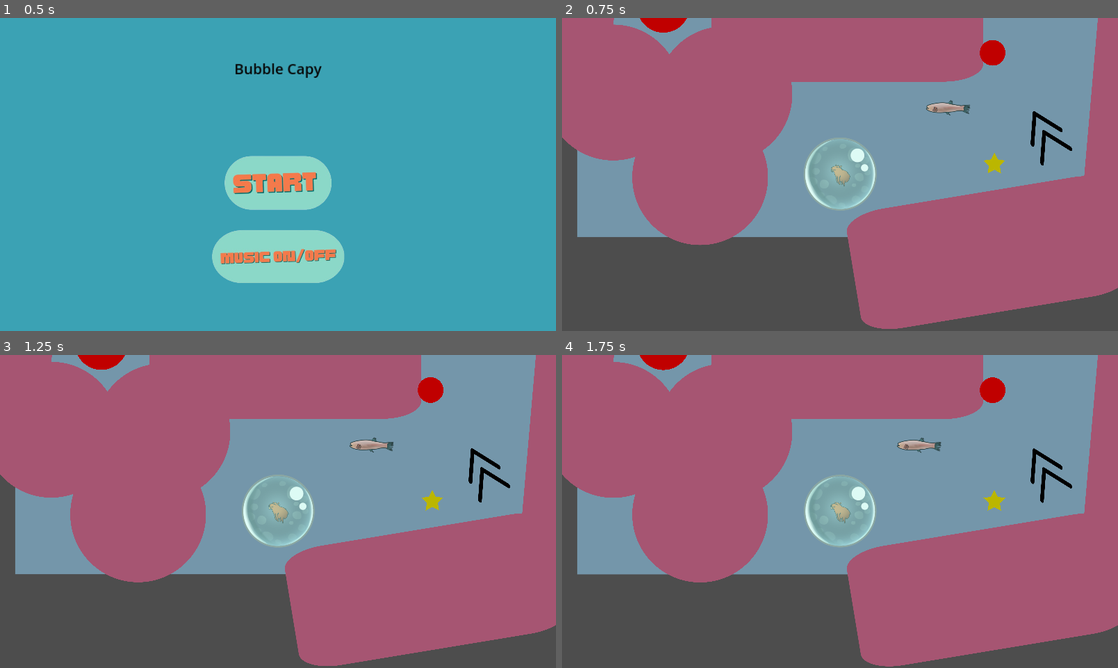
Above: before the commit, frames 1-4 (two rows, left to right).
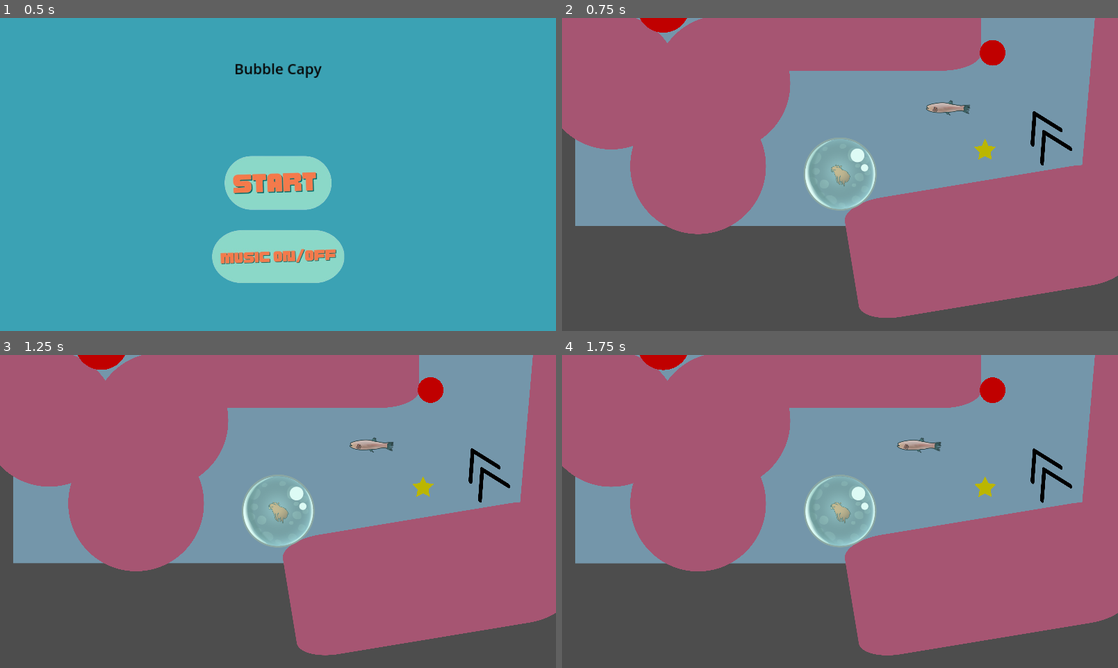
Above: after the commit, the same moments.

Repository: egonaraujo/random-splash
Game: Godot game, scene res://scenes/MainMenu/MainMenu.tscn
Same seed, same stepped clock (60 frames per second), same inputs: the game is played once before the commit and once after it.
Inputs (mouse positions are in pixels of both pictures, inside the frame that each line leads up to):
- Up to frame 1 (0.5 s): no input
- Up to frame 2 (0.75 s): click (840, 183) at 0.5 s
- Up to frame 3 (1.25 s): no input
- Up to frame 4 (1.75 s): move the mouse to (962, 495) at 1.27 s; click (962, 495) at 1.42 s

Frame 1 is identical in both runs. In frame 2, 8.5% of the frame differs, in the area x 0-100%, y 0-100%; in frame 3, 8.5%; in frame 4, 8.6%.

Commit message:
checkpoint

Diff:
--- a/scenes/MainGame/MainGame.tscn
+++ b/scenes/MainGame/MainGame.tscn
@@ -9,7 +9,7 @@
 [ext_resource type="PackedScene" uid="uid://lj1ye2taylqp" path="res://scenes/MainGame/Obstacles/peixe.tscn" id="7_fjqr2"]
 [ext_resource type="PackedScene" uid="uid://dorm1h4qxeub0" path="res://scenes/MainGame/Obstacles/espinho.tscn" id="8_32pr5"]
 [ext_resource type="PackedScene" uid="uid://pjs7qa53qkjt" path="res://scenes/MainGame/Powerups/invincibility.tscn" id="9_x78ee"]
-[ext_resource type="Script" path="res://scenes/MainGame/checkpoint.gd" id="10_rys7l"]
+[ext_resource type="PackedScene" uid="uid://dyn03xcy6xi02" path="res://scenes/MainGame/checkpoint.tscn" id="10_3u2ke"]
 
 [sub_resource type="CircleShape2D" id="CircleShape2D_tnil1"]
 radius = 237.034
@@ -18,16 +18,13 @@
 radius = 201.864
 height = 981.193
 
-[sub_resource type="RectangleShape2D" id="RectangleShape2D_b6k1w"]
-size = Vector2(100, 100)
-
 [node name="MainGame" type="Node2D"]
 script = ExtResource("1_hfcji")
 
 [node name="Background" type="Sprite2D" parent="."]
 self_modulate = Color(0.455725, 0.586048, 0.665996, 1)
 z_index = -1
-position = Vector2(633, 2)
+position = Vector2(626, -36)
 texture = ExtResource("1_h88lo")
 
 [node name="Circle" type="Sprite2D" parent="Background"]
@@ -154,14 +151,12 @@
 scale = Vector2(0.0484301, 0.0484301)
 
 [node name="Invincibility" parent="." instance=ExtResource("9_x78ee")]
+position = Vector2(1129, 612)
 
-[node name="Checkpoint" type="Area2D" parent="."]
-position = Vector2(377, -143)
-script = ExtResource("10_rys7l")
+[node name="Checkpoint" parent="." instance=ExtResource("10_3u2ke")]
+position = Vector2(555, -176)
 
-[node name="CollisionShape2D" type="CollisionShape2D" parent="Checkpoint"]
-shape = SubResource("RectangleShape2D_b6k1w")
-metadata/_edit_lock_ = true
+[node name="Checkpoint2" parent="." instance=ExtResource("10_3u2ke")]
+position = Vector2(842, 657)
 
 [connection signal="player_died" from="Player" to="." method="_on_player_player_died"]
-[connection signal="body_entered" from="Checkpoint" to="Checkpoint" method="_on_body_entered"]
--- a/scenes/MainGame/Powerups/invincibility.tscn
+++ b/scenes/MainGame/Powerups/invincibility.tscn
@@ -4,19 +4,18 @@
 [ext_resource type="Script" path="res://scenes/MainGame/invincibility.gd" id="2_8ama8"]
 
 [sub_resource type="CircleShape2D" id="CircleShape2D_0nc5d"]
-radius = 664.451
+radius = 26.0768
 
-[node name="Invincibility" type="Sprite2D"]
+[node name="StaticBody2D" type="Area2D"]
+collision_layer = 8
+script = ExtResource("2_8ama8")
+
+[node name="CollisionShape2D" type="CollisionShape2D" parent="."]
+shape = SubResource("CircleShape2D_0nc5d")
+
+[node name="Invincibility" type="Sprite2D" parent="."]
 self_modulate = Color(0.732247, 0.712416, 0, 1)
-position = Vector2(1161, 659)
 scale = Vector2(0.0392456, 0.0392456)
 texture = ExtResource("1_2n27e")
 
-[node name="StaticBody2D" type="Area2D" parent="."]
-collision_layer = 8
-script = ExtResource("2_8ama8")
-
-[node name="CollisionShape2D" type="CollisionShape2D" parent="StaticBody2D"]
-shape = SubResource("CircleShape2D_0nc5d")
-
-[connection signal="body_entered" from="StaticBody2D" to="StaticBody2D" method="_on_body_entered"]
+[connection signal="body_entered" from="." to="." method="_on_body_entered"]
--- a/scenes/MainGame/checkpoint.gd
+++ b/scenes/MainGame/checkpoint.gd
@@ -1,4 +1,5 @@
 extends Area2D
+class_name Checkpoint
 
 signal player_entered_checkpoint
 
--- /dev/null
+++ b/scenes/MainGame/checkpoint.tscn
@@ -0,0 +1,15 @@
+[gd_scene load_steps=3 format=3 uid="uid://dyn03xcy6xi02"]
+
+[ext_resource type="Script" path="res://scenes/MainGame/checkpoint.gd" id="1_wfshy"]
+
+[sub_resource type="RectangleShape2D" id="RectangleShape2D_b6k1w"]
+size = Vector2(100, 100)
+
+[node name="Checkpoint" type="Area2D"]
+script = ExtResource("1_wfshy")
+
+[node name="CollisionShape2D" type="CollisionShape2D" parent="."]
+shape = SubResource("RectangleShape2D_b6k1w")
+metadata/_edit_lock_ = true
+
+[connection signal="body_entered" from="." to="." method="_on_body_entered"]
--- a/scenes/MainGame/game_manager.gd
+++ b/scenes/MainGame/game_manager.gd
@@ -3,11 +3,35 @@
 
 var timer:float = 0
 
+var latestCheckpoint:Checkpoint = null
+var collectedPowerups = []
+
 func _ready() -> void:
 	timer = 0
+	for child in get_children():
+		if child is Checkpoint:
+			(child as Checkpoint).player_entered_checkpoint.connect(_on_checkpoint_player_entered_checkpoint)
+		if child is Invincibility:
+			print(" ffound child invincibility")
+			(child as Invincibility).powerup_collected.connect(_on_powerup_collected)
 
 func _on_player_player_died() -> void:
-	get_tree().change_scene_to_file.bind("res://scenes/MainMenu/MainMenu.tscn").call_deferred()
+	($Player as Player).gainOxygen(100)
+	$Player.reset(latestCheckpoint.global_position)
+	for powerup in collectedPowerups:
+		powerup.show()
+		powerup.set_physics_process(true)
+
+
+	#get_tree().change_scene_to_file.bind("res://scenes/MainMenu/MainMenu.tscn").call_deferred()
 
 func _process(delta: float) -> void:
 	timer += delta
+
+func _on_checkpoint_player_entered_checkpoint(checkpoint: Checkpoint) -> void:
+	latestCheckpoint = checkpoint
+
+func _on_powerup_collected(powerup: Invincibility) -> void:
+	collectedPowerups.append(powerup)
+	powerup.hide()
+	powerup.set_physics_process(false)
--- a/scenes/MainGame/invincibility.gd
+++ b/scenes/MainGame/invincibility.gd
@@ -1,6 +1,11 @@
 extends Area2D
 
+class_name Invincibility
+
+signal powerup_collected
+
 func _on_body_entered(body: Node2D) -> void:
+	print(" body entered " + body.name)
 	if body.has_method("grantInvincibility"):
 		body.grantInvincibility(4)
-	get_parent().queue_free()
+	powerup_collected.emit(self)
--- a/scenes/MainGame/player.gd
+++ b/scenes/MainGame/player.gd
@@ -17,6 +17,7 @@
 
 var invincibilityTimer:float = 0
 var bubbleRotationAnimation:float = 0.12
+var queue_reset: bool = false
 
 func IsInvincible() -> bool: return invincibilityTimer > 0
 
@@ -93,3 +94,18 @@
 func grantInvincibility(time: float) -> void:
 	invincibilityTimer = time
 	$Sprite.self_modulate = Color(0.36,0.36,0.36,1.0)
+
+func reset(global_pos:Vector2) -> void:
+	oxygen = 100
+	reset_physics_interpolation()
+	invincibilityTimer = 0
+	processOxygen(0)
+	global_position = global_pos
+	queue_reset = true
+
+func _integrate_forces(state: PhysicsDirectBodyState2D) -> void:
+	if queue_reset:
+		state.linear_velocity = Vector2.ZERO
+		state.angular_velocity = 0
+		state.transform = transform
+		queue_reset = false
Not shown: 1 places in scenes/MainGame/MainGame.tscn that only renumber resources
